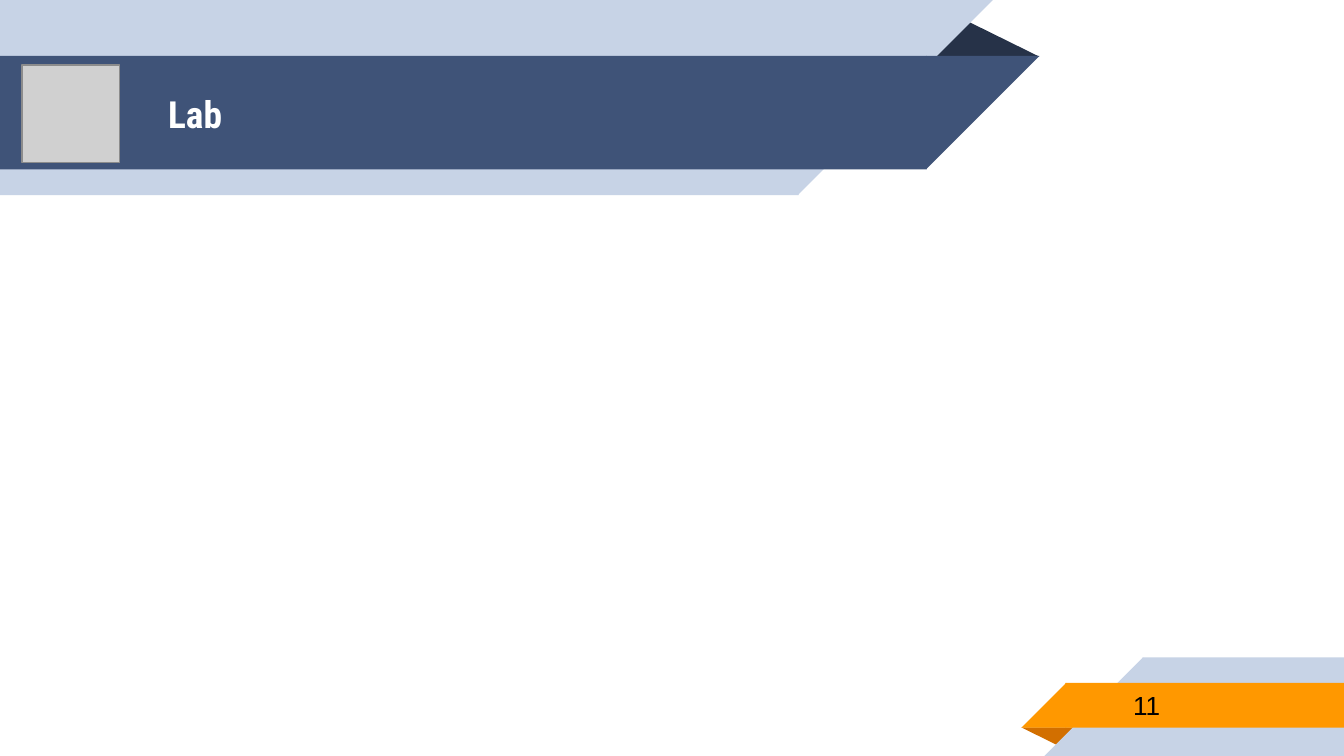
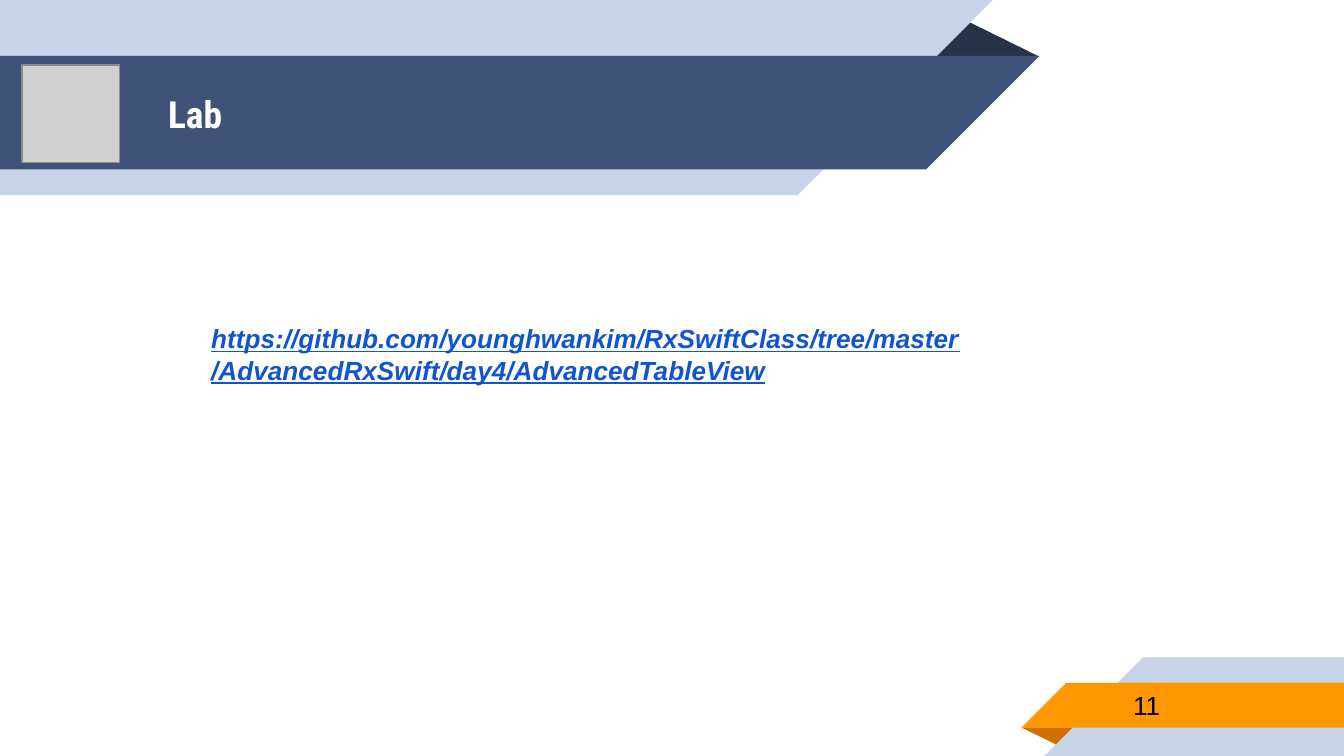
Before and after one commit to younghwankim/RxSwiftClass, a slide deck: slide 11 of AdvancedRxSwift/day4/AdvancedRxSwift4.pptx. Drawn at 1344x756 pixels with LibreOffice and Linux fonts; fonts in the diff are those of the drawing; grey boxes stand for pictures. Boxes give left, top, right and bottom in pixels: in the first picture for what was removed or moved away, otherwise in the second. Text is boxed around its words. In the diff, an @@ line names an element or a change of style, - is before the commit and + after.

Commit message:
Advanced RxSwift Day 4

```diff
--- a/AdvancedRxSwift/day4/AdvancedRxSwift4.pptx
+++ b/AdvancedRxSwift/day4/AdvancedRxSwift4.pptx
@@ text added at (211,329,958,385), 14 pt, text #1155CC, bold, italic, underline @@
+https://github.com/younghwankim/RxSwiftClass/tree/master
+/AdvancedRxSwift/day4/AdvancedTableView
```
Also in this commit, not shown: 2 other slides changed, 3 other files.
